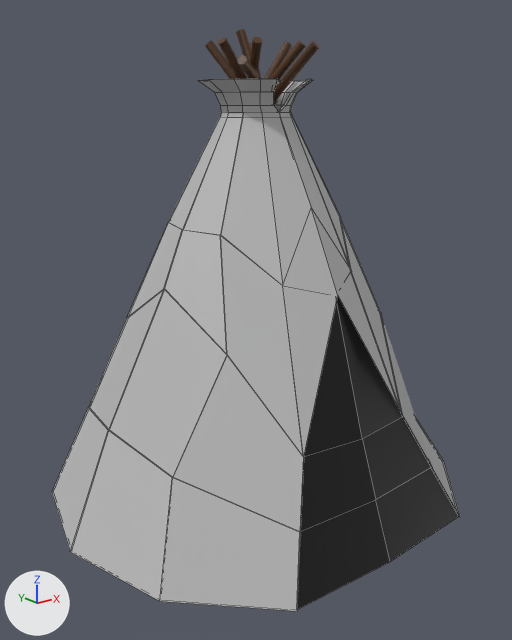
One commit to the FBX model College_Project/Assets/Assets/Pre-Historic/Teepee.fbx: the scene before it, then after it.
Both versions are drawn from a 50 mm lens placed at (-4.58, -5.73, 4.19), pointed at (-0.05, -0.06, 1.93). Lighting does not change. The marker at lower left points along +X, +Y and +Z. Mesh edges are drawn as thin lines on the coarser meshes. Where no turn or scale is listed for an object, it has been applied to the vertices.
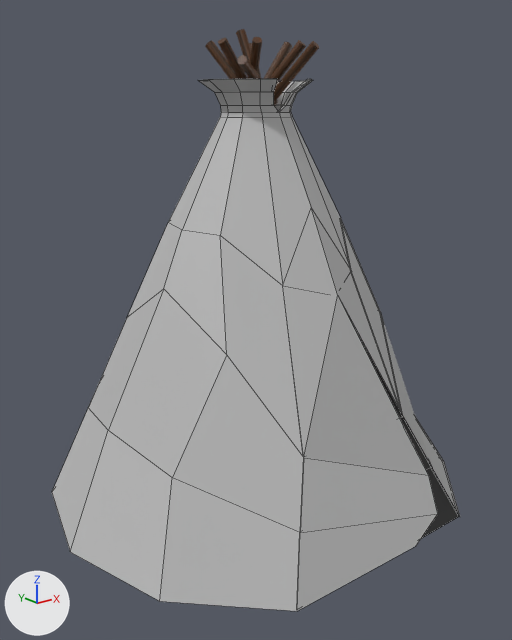
Pixel boxes (x1, y1, x2, y2) of what changed, in the pictures (512 x 640 px):
```json
{"object": "pCone2", "change": "reshaped", "before": [297, 296, 458, 609], "after": [344, 307, 458, 538]}
{"part": 1, "of": "me_mesh_009", "change": "added", "after": [297, 296, 438, 611]}
```

Edits to the scene script, one JSON object a line:
```json
{"block": "me_mesh_010", "where": "# used by ob_pcone2; location = (0.0, 0.0, 0.0)"}
{"op": "remove", "block": "me_mesh_010", "code": "me_mesh_010.from_pydata(...)  # 72 vertices, 61 faces; spans x -2.28..2.28, y -2.03..2.28, z 0.0..4.06"}
{"op": "add", "block": "me_mesh_010", "code": "me_mesh_010.from_pydata(...)  # 16 vertices, 9 faces; spans x -1.13..1.98, y -1.99..-0.45, z 0.0..2.99"}
{"block": "me_mesh_010", "change": "me_mesh_010 part 2"}
{"block": "me_mesh_010", "change": "56 vertices are removed from x -2.28..2.28, y -1.14..2.28, z 0.0..4.06"}
{"block": "me_mesh_010", "change": "52 faces are deleted"}
{"block": "me_mesh_010", "change": "3 vertices move from x 0.0, y -2.03..-1.61, z 0.0..1.12 to x 0.0, y -1.99..-1.56, z 0.0..1.12"}
{"block": "me_mesh_009", "where": "me_mesh_009.from_pydata(...)  # 160 vertices, 147 faces; spans x -2.3..2.3, y -1.99..2.3, z 0.0..4.36"}
{"block": "me_mesh_009", "where": "# used by ob_pcone1; location = (0.0, 0.0, 0.0)"}
{"block": "me_mesh_009", "where": "# verts and faces of me_mesh_009; kept vertices keep their numbers, new ones are numbered from 160"}
{"block": "me_mesh_009", "where": "# before: 7 (-1.14, -1.99, 0.0) at pixel (297, 611), 106 (-0.68, -1.54, 1.12) at pixel (303, 457), 107 (0.01, -1.21, 2.44) at pixel (337, 295), 123 (-0.91, -1.76, 0.56) at pixel (300, 532)"}
{"block": "me_mesh_009", "change": "me_mesh_009 part 1"}
{"op": "add", "block": "me_mesh_009", "code": "verts[160] = (0.28, -2.1, 0.09)  # pixel (415, 546)"}
{"op": "add", "block": "me_mesh_009", "code": "verts[161] = (0.65, -2.06, 0.27)  # pixel (437, 513)"}
{"op": "add", "block": "me_mesh_009", "code": "verts[162] = (0.69, -1.89, 0.61)  # pixel (428, 475)"}
{"op": "add", "block": "me_mesh_009", "code": "verts[163] = (0.59, -1.62, 1.07)  # pixel (403, 426)"}
{"op": "add", "block": "me_mesh_009", "code": "faces += [(7, 160, 161, 123), (106, 162, 163, 107), (106, 123, 161, 162)]"}
```
